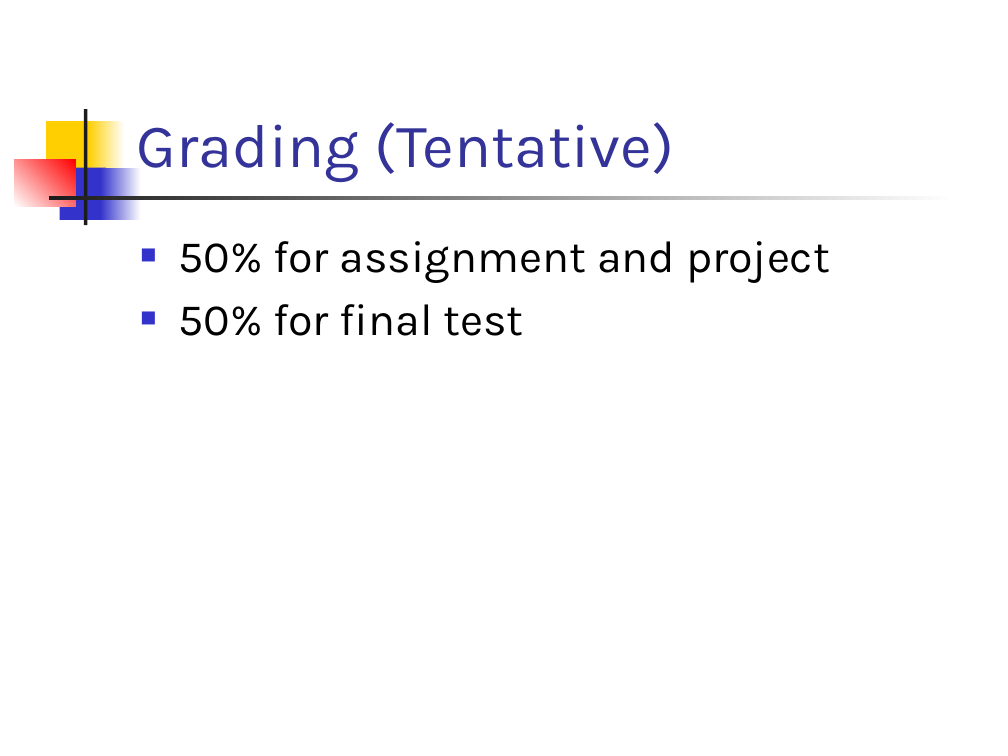
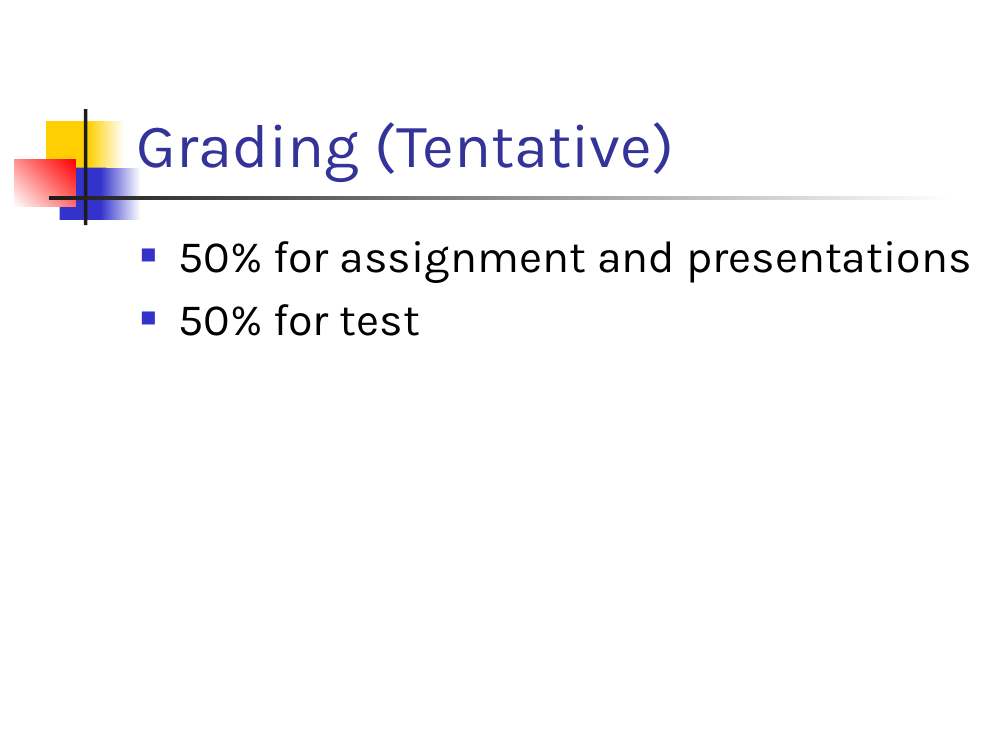
Before and after one commit to csslab-ustc/csslab-ustc.github.io, a slide deck: slide 12 of courses/popl26/slides/lec01-overview.pptx (slide 14 before the commit). Drawn at 1008x756 pixels with LibreOffice and Linux fonts; fonts in the diff are those of the drawing. Boxes give left, top, right and bottom in pixels: in the first picture for what was removed or moved away, otherwise in the second. Text is boxed around its words. In the diff, an @@ line names an element or a change of style, - is before the commit and + after.

```diff
--- a/courses/popl26/slides/lec01-overview.pptx
+++ b/courses/popl26/slides/lec01-overview.pptx
@@ text at (x1=178, y1=241, x2=972, y2=336): text changed @@
-■ 50% for assignment and project
-■ 50% for final test
+■ 50% for assignment and presentations
+■ 50% for test
```
Also in this commit, not shown: 9 other slides changed, 2 slides removed.
